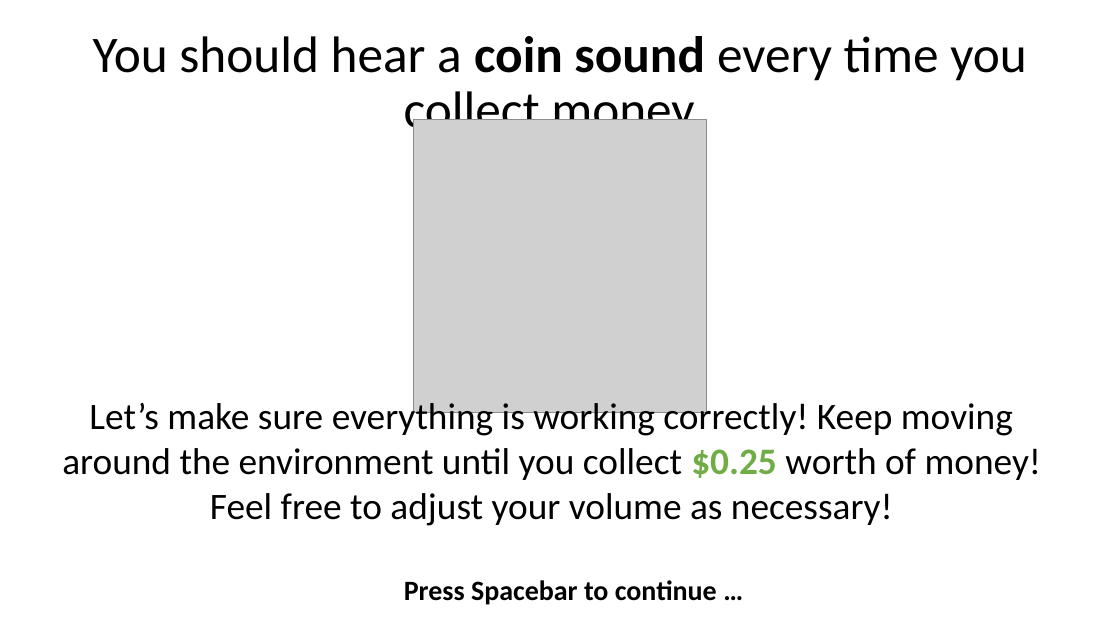
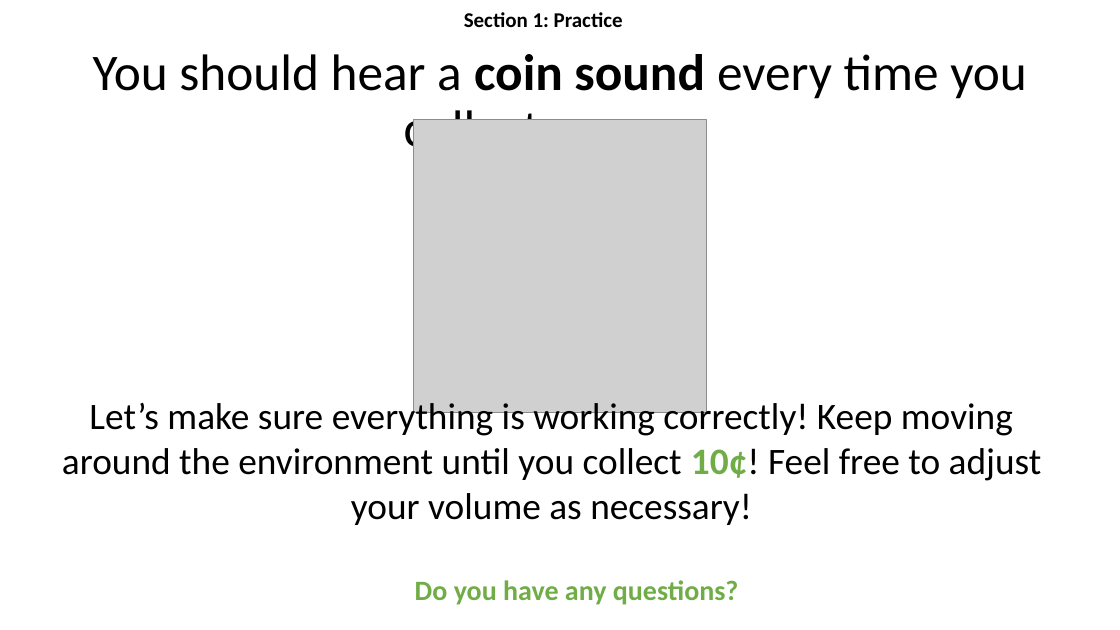
Before and after one commit to kbnealy/OpenMaze, a slide deck: slide 11 of Assets/StreamingAssets/2D_Objects/Practice/Practice_online_final.pptx. Drawn at 1120x630 pixels with LibreOffice and Linux fonts; fonts in the diff are those of the drawing; grey boxes stand for pictures. Boxes give left, top, right and bottom in pixels: in the first picture for what was removed or moved away, otherwise in the second. Text is boxed around its words. In the diff, an @@ line names an element or a change of style, - is before the commit and + after.

```diff
--- a/Assets/StreamingAssets/2D_Objects/Practice/Practice_online_final.pptx
+++ b/Assets/StreamingAssets/2D_Objects/Practice/Practice_online_final.pptx
@@ text added at (x1=464, y1=12, x2=623, y2=27), 18 pt, text #000000, bold @@
+Section 1: Practice
@@ title "You should hear a coin ..." moved from (x1=93, y1=36, x2=1027, y2=140) to (x1=93, y1=54, x2=1027, y2=158) @@
@@ text at (x1=62, y1=398, x2=1042, y2=525): text changed @@
-Let’s make sure everything is working correctly! Keep moving around the environment until you collect $0.25 worth of money! Feel free to adjust your volume as necessary!
+Let’s make sure everything is working correctly! Keep moving around the environment until you collect 10¢! Feel free to adjust your volume as necessary!
@@ text at (x1=415, y1=580, x2=739, y2=605): text changed; text colour #000000 to #70AD47 @@
-Press Spacebar to continue …
+Do you have any questions?
```
Also in this commit, not shown: 11 other slides changed, 30 other files.
